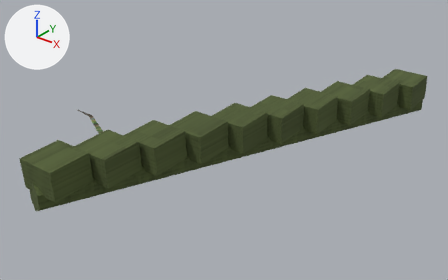
The glTF model assets/nva_vc/props/chest/bandolier_ammo_foliage.glb as it was, and as the next commit left it.
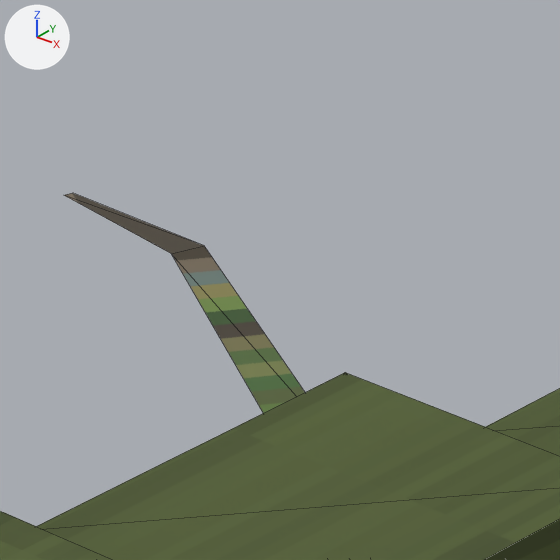
The first picture shows the older version from a camera (50 mm lens) standing at (0.335, -0.598, 0.376) and looking at (-0.043, -0.126, 0.084). The close-ups show the older and then the newer version on the part from 16% to 29% of the width and 32% to 54% of the height of that picture. Only the edits that show in the close-ups are written down. The lights are fixed; the arrows at upper left show +X, +Y and +Z. The close-ups show mesh edges as thin lines.

Names of what the first close-up shows: 'bandolier_ammo_foliage', 'bandolier_ammo_foliage_sprig_0'.
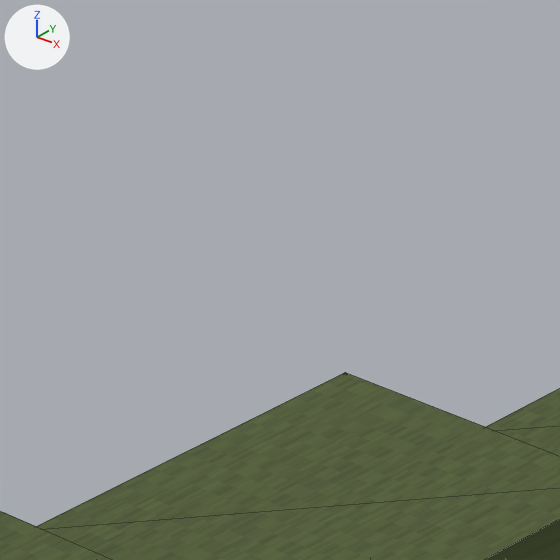
The newer file is also rescaled (x1.051), turned or shifted as a whole; pictures and numbers use the older file's frame.

Diff of the bpy script that builds the scene:
```diff
--- a/assets/nva_vc/props/chest/bandolier_ammo_foliage.glb.py
+++ b/assets/nva_vc/props/chest/bandolier_ammo_foliage.glb.py
@@ ob_bandolier_ammo_foliage_sprig_0 @@
-ob_bandolier_ammo_foliage_sprig_0 = bpy.data.objects.new('bandolier_ammo_foliage_sprig_0', me_bandolier_ammo_foliage_sprig_0)
-ob_bandolier_ammo_foliage_sprig_0.location = (0.0, 0.0, 0.0)
```

Changed parts and their boxes [x1, y1, x2, y2] in the close-ups (560 x 560 px):
'bandolier_ammo_foliage_sprig_0', deleted (green)
    before: [64, 193, 305, 413]
